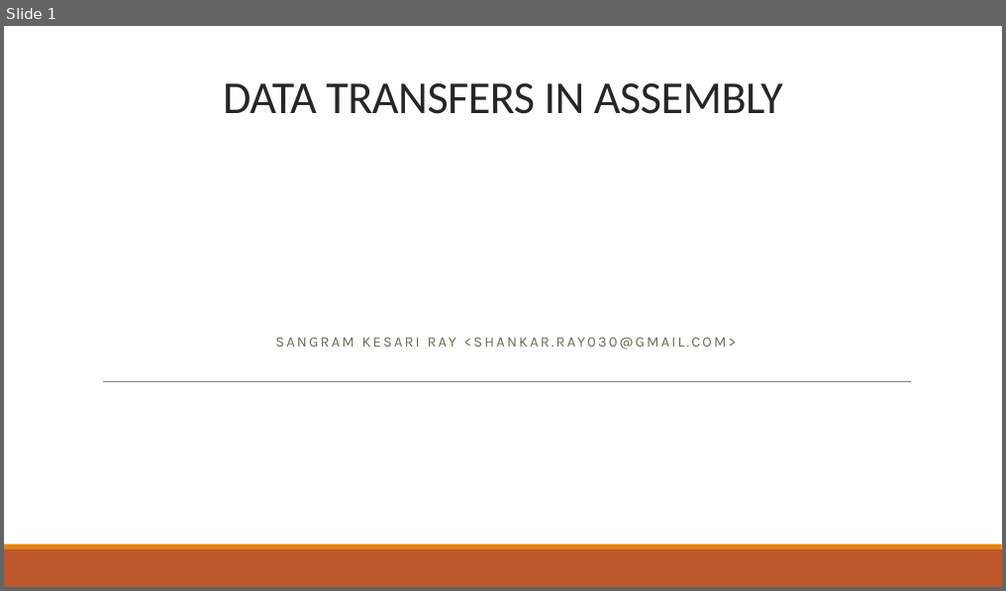
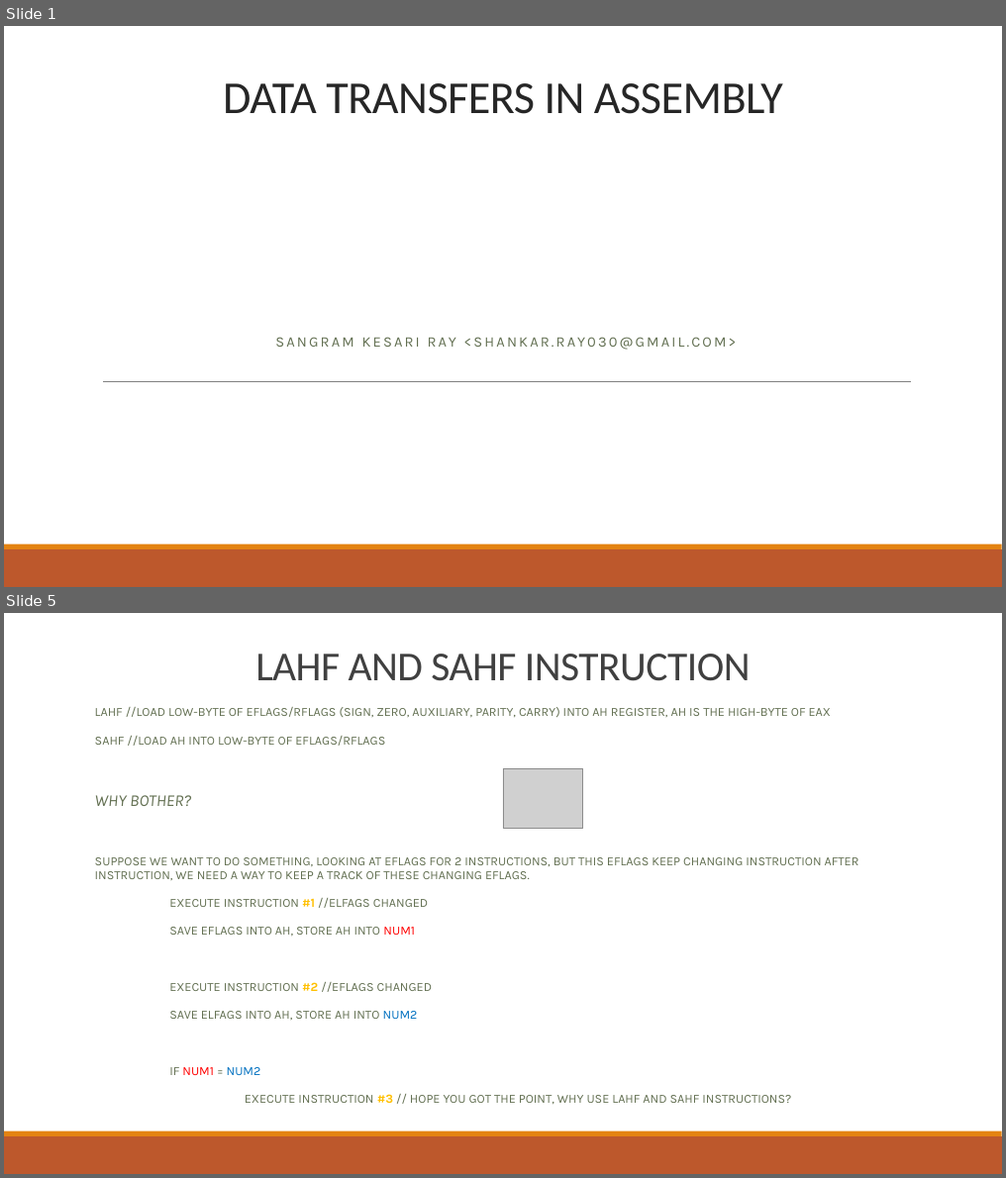
Before and after one commit to b1nch3f/Assembly-Language-Tutorials-for-Windows, a slide deck: 04 Data Transfers/Data Transfers.pptx. Shown one above the other, each under a label of ours: slide 1 before the commit, slides 1 and 5 after it; the slides between them are not shown. The pictures are 1006x591 and 1006x1178 pixels, drawn with LibreOffice and Linux fonts; fonts in the diff are those of the drawing; grey boxes stand for pictures. Boxes give left, top, right and bottom in pixels: in the first picture for what was removed or moved away, otherwise in the second. Text is boxed around its words. In the diff, an @@ line names an element or a change of style, - is before the commit and + after.

```diff
--- a/04 Data Transfers/Data Transfers.pptx
+++ b/04 Data Transfers/Data Transfers.pptx
@@ slide 5 added at (x1=4, y1=613, x2=1002, y2=1174), background #FFFFFF; not listed: 2 template elements that a slide beside it also shows @@
@@ title added at (x1=255, y1=654, x2=750, y2=681), 39.6 pt, text #404040 @@
+LAHF AND SAHF INSTRUCTION
@@ text added at (x1=95, y1=707, x2=859, y2=1104), 12 pt, text #637052 @@
+LAHF //LOAD LOW-BYTE OF EFLAGS/RFLAGS (SIGN, ZERO, AUXILIARY, PARITY, CARRY) INTO AH REGISTER, AH IS THE HIGH-BYTE OF EAX
+SAHF //LOAD AH INTO LOW-BYTE OF EFLAGS/RFLAGS
+WHY BOTHER?
+SUPPOSE WE WANT TO DO SOMETHING, LOOKING AT EFLAGS FOR 2 INSTRUCTIONS, BUT THIS EFLAGS KEEP CHANGING INSTRUCTION AFTER INSTRUCTION, WE NEED A WAY TO KEEP A TRACK OF THESE CHANGING EFLAGS.
+EXECUTE INSTRUCTION #1 //ELFAGS CHANGED
+SAVE EFLAGS INTO AH, STORE AH INTO NUM1
+EXECUTE INSTRUCTION #2 //EFLAGS CHANGED
+SAVE ELFAGS INTO AH, STORE AH INTO NUM2
+IF NUM1 = NUM2
+EXECUTE INSTRUCTION #3 // HOPE YOU GOT THE POINT, WHY USE LAHF AND SAHF INSTRUCTIONS?
@@ picture added at (x1=503, y1=768, x2=583, y2=829) @@
```
Also in this commit, not shown: 6 other slides added, 19 slides removed, 16 other files.
